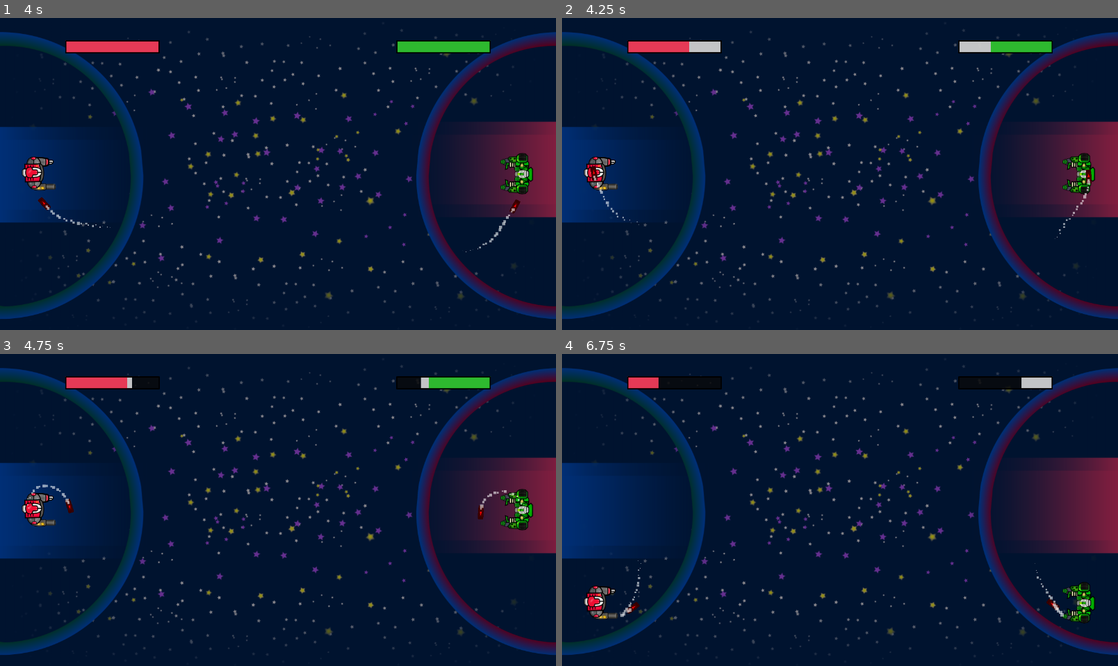
Above: before the commit, frames 1-4 (two rows, left to right).
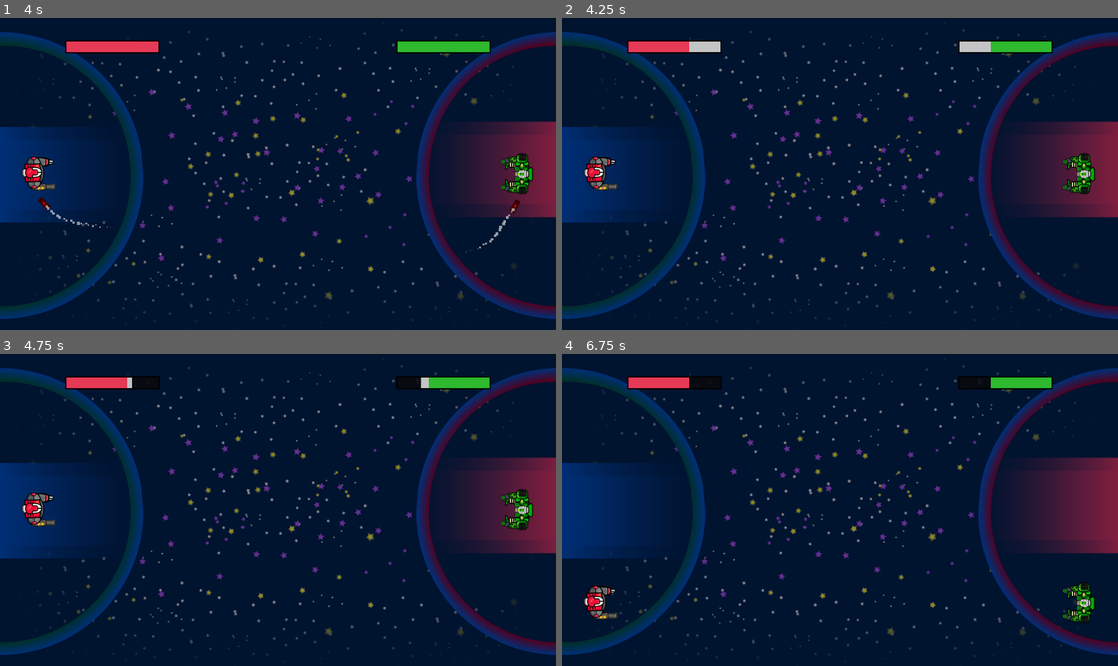
Above: after the commit, the same moments.

Repository: fivemoreminix/mechtoid
Game: Godot game, scene res://assets/scenes/Game.tscn
Same seed, same stepped clock (60 frames per second), same inputs: the game is played once before the commit and once after it. The engine's default icon, where the game draws it, is replaced by a stand-in: a white triangle on a blue panel in a dark square.
Inputs:
- Up to frame 1 (4 s): hold D (right) 0.53-1.28 s; tap Space (shield) every 0.75 s from 0.6 to 3.6 s; hold S (down) 1.28-2.03 s; hold D (right) 2.03-2.78 s; hold W (up) 2.78-3.53 s; hold A (left) from 3.53 s (still down)
- Up to frame 2 (4.25 s): keep holding A (left)
- Up to frame 3 (4.75 s): keep holding A (left); tap Space (shield) at 4.35 s
- Up to frame 4 (6.75 s): release A (left) at 5.03 s; hold S (down) 5.03-5.78 s; tap Space (shield) at 5.1, 5.85, 6.6 s; hold D (right) 5.78-6.53 s; hold W (up) from 6.53 s (still down)

Frame 1 is identical in both runs. In frame 2, 0.2% of the frame differs, in the area x 5-96%, y 47-71%; in frame 3, 0.2%; in frame 4, 0.8%, in the area x 10-91%, y 7-85%.

Commit message:
Missiles disappear when they explode

Diff:
--- a/assets/scripts/human_missile.gd
+++ b/assets/scripts/human_missile.gd
@@ -22,9 +22,16 @@
 	m.position += up * sin(Engine.get_frames_drawn() / 5.0)
 
 
-# get_damage() returns a number between 0.0 and 1.0 determining how much
-# damage the missile should do.
-func get_damage() -> float:
+# explode() returns a number between 0.0 and 1.0 determining how much
+# damage the missile should do. It also performs an animation before freeing
+# the parent node.
+# NOTE: Was previously known as "get_damage()"
+func explode() -> float:
+	# TODO: an animation
+	# TODO: could probably do a great, negative gravity on this Area2D to simulate physical force
+	# TODO: timer / end of animation we get_parent().queue_free()
+	get_parent().queue_free() # ... for now ;)
+
 	# + 1 because if it hasn't bounced it must still do damage
 	return (bounces / float(max_bounces) + 1)
 
--- a/assets/scripts/missile.gd
+++ b/assets/scripts/missile.gd
@@ -52,8 +52,9 @@
 
 
 # Returns an amount of damage from 0.0 to 1.0
-func get_damage() -> float:
-	return inner.get_damage()
+# NOTE: Was previously known as "get_damage()"
+func explode() -> float:
+	return inner.explode()
 
 
 # Returns if the missile agrees to being deflected
--- a/assets/scripts/player_controller.gd
+++ b/assets/scripts/player_controller.gd
@@ -114,7 +114,7 @@
 	if area.is_in_group("boundary"):
 		on_boundary(area, true)
 	elif area.is_in_group("missile") and (area.get_owner() != self or area.get_target() == self):
-		apply_damage(int(area.get_damage() * 100.0))
+		apply_damage(int(area.explode() * 100.0))
 
 
 func _on_Player_area_exited(area):
